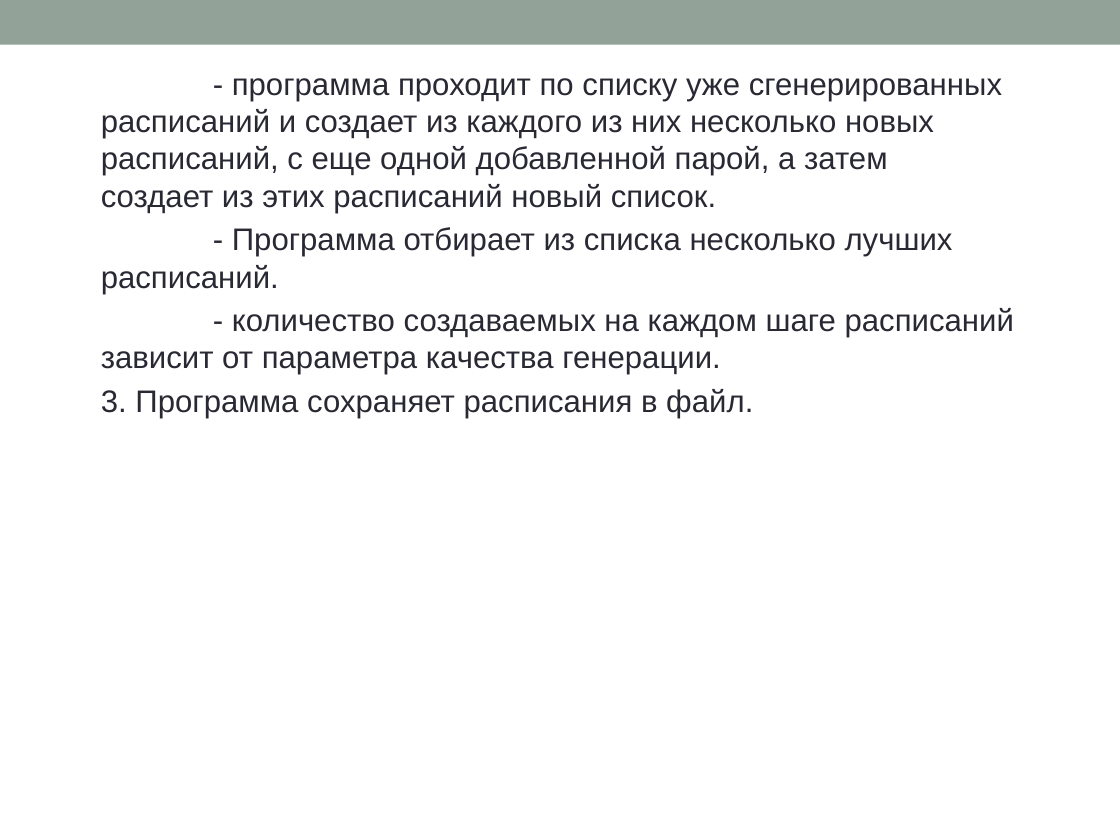
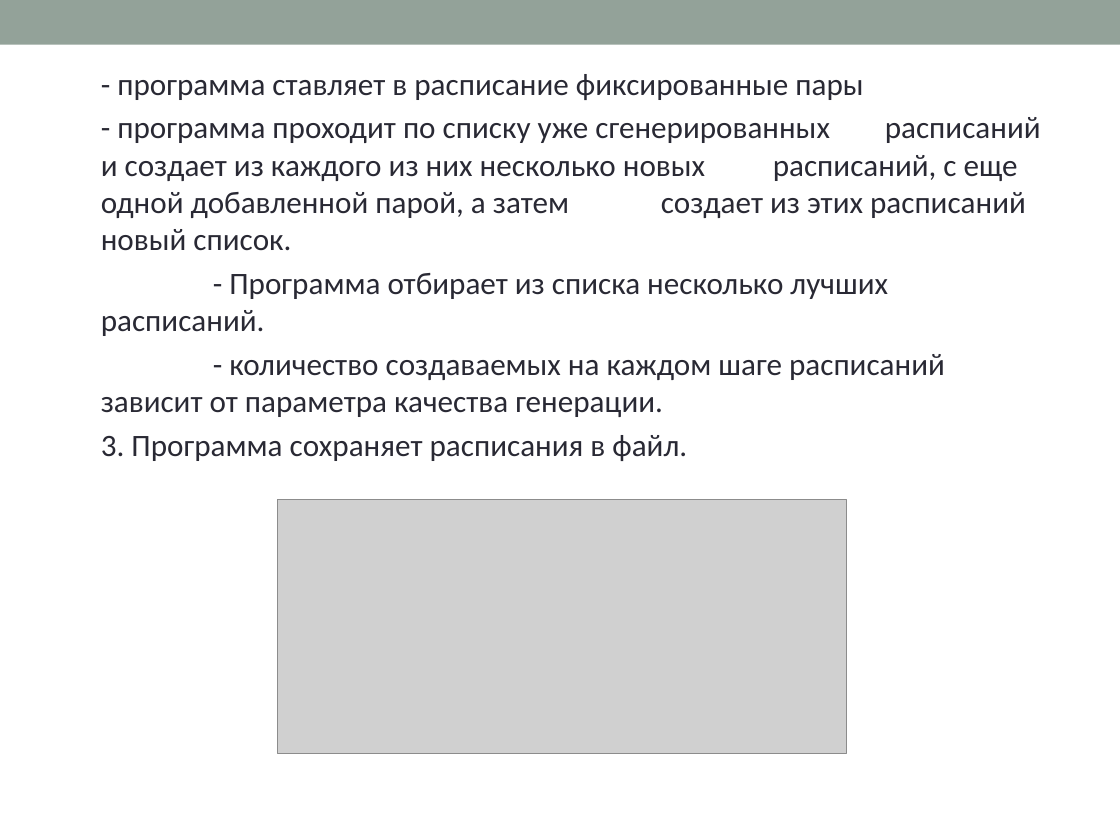
Before and after one commit to leschtsch/timetable, a slide deck: slide 8 of документы/Презентация проекта для программистов1.pptx (slide 10 before the commit). Drawn at 1120x840 pixels with LibreOffice and Linux fonts; fonts in the diff are those of the drawing; grey boxes stand for pictures. Boxes give left, top, right and bottom in pixels: in the first picture for what was removed or moved away, otherwise in the second. Text is boxed around its words. In the diff, an @@ line names an element or a change of style, - is before the commit and + after.

```diff
--- a/документы/Презентация проекта для программистов1.pptx
+++ b/документы/Презентация проекта для программистов1.pptx
@@ text at (117,74,863,100): paragraph added @@
+  - программа ставляет в расписание фиксированные пары
@@ text at (101,117,1041,461): font Arial to Calibri in "- программа проходит по списку уже сгенерированных ...", "- Программа отбирает из списка несколько лучших ...", "- количество создаваемых на каждом шаге расписаний ...", "3. Программа сохраняет расписания в файл." @@
@@ picture added at (278,500,847,754) @@
```
Also in this commit, not shown: 8 other slides changed, 2 slides removed, 7 other files.
